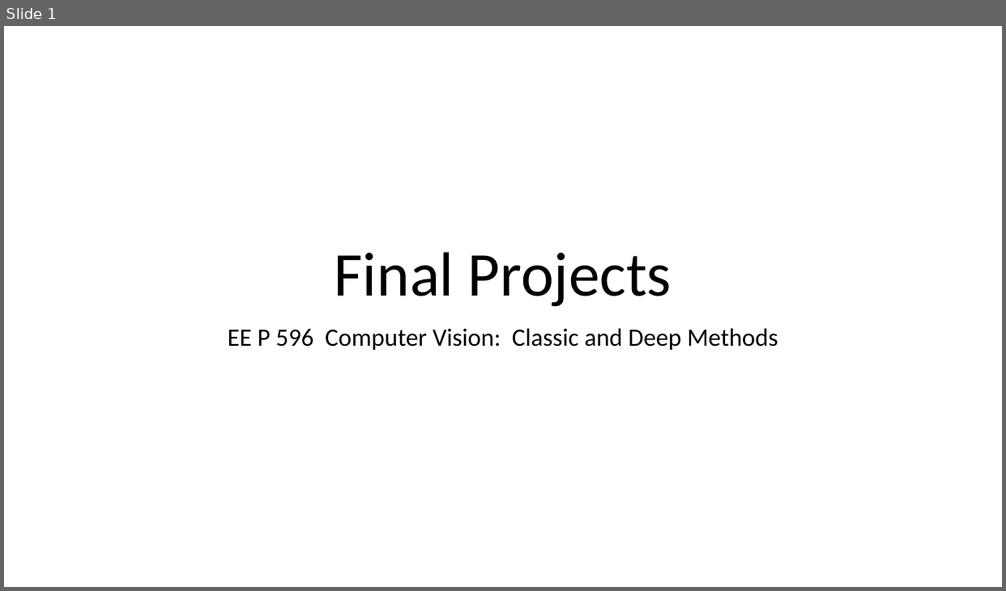
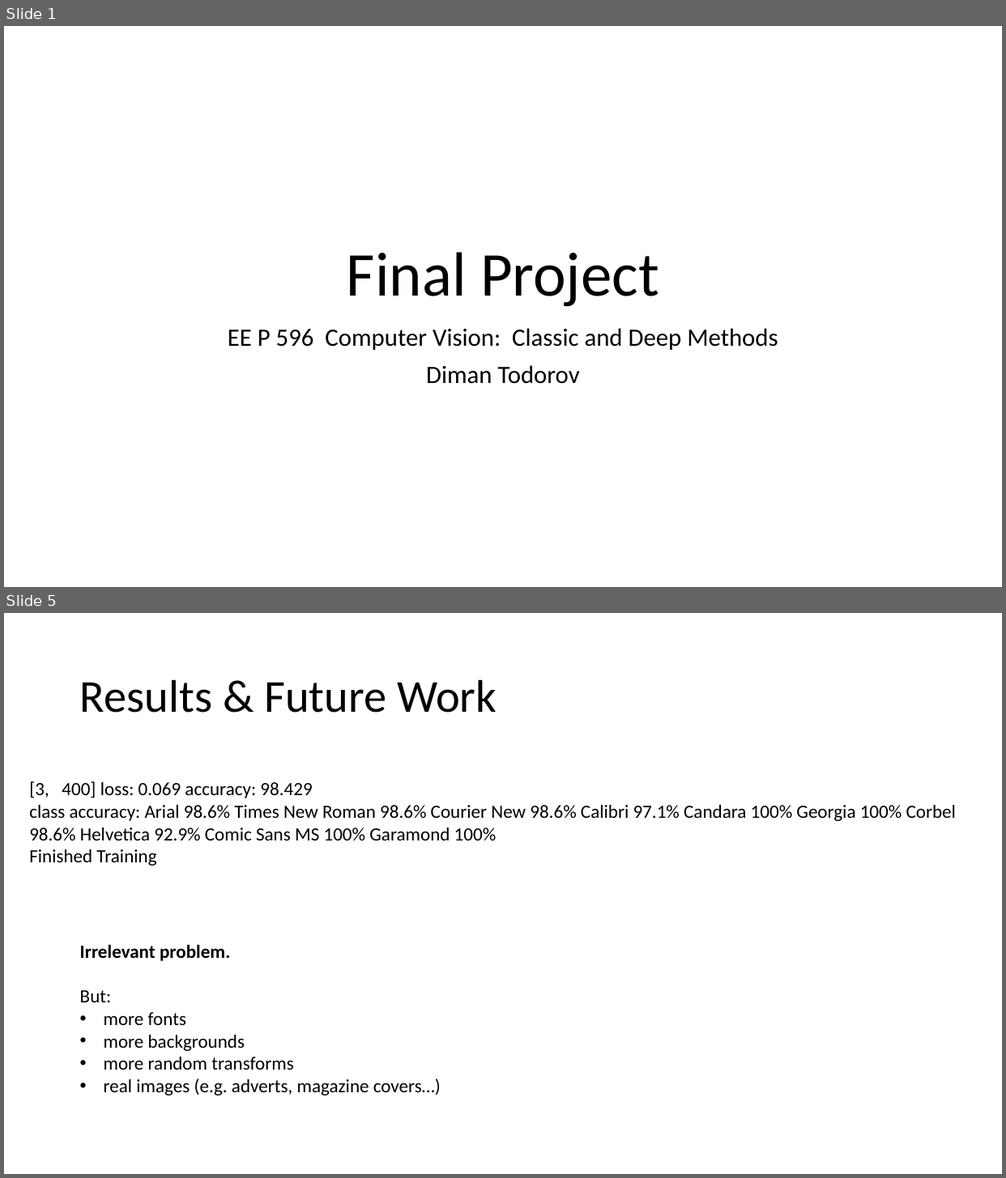
Before and after one commit to dimant/EE596-final-project, a slide deck: final_projects.pptx. Shown one above the other, each under a label of ours: slide 1 before the commit, slides 1 and 5 after it; the slides between them are not shown. The pictures are 1006x591 and 1006x1178 pixels, drawn with LibreOffice and Linux fonts; fonts in the diff are those of the drawing. Boxes give left, top, right and bottom in pixels: in the first picture for what was removed or moved away, otherwise in the second. Text is boxed around its words. In the diff, an @@ line names an element or a change of style, - is before the commit and + after.

```diff
--- a/final_projects.pptx
+++ b/final_projects.pptx
@@ slide 5 added at (x1=4, y1=613, x2=1002, y2=1174), background #FFFFFF @@
@@ title added at (x1=80, y1=679, x2=496, y2=713), 44 pt, text #000000 @@
+Results & Future Work
@@ text added at (x1=29, y1=781, x2=956, y2=866), 18 pt, text #000000 @@
+[3, 400] loss: 0.069 accuracy: 98.429
+class accuracy: Arial 98.6% Times New Roman 98.6% Courier New 98.6% Calibri 97.1% Candara 100% Georgia 100% Corbel 98.6% Helvetica 92.9% Comic Sans MS 100% Garamond 100%
+Finished Training
@@ text added at (x1=80, y1=944, x2=441, y2=1096), 18 pt, text #000000 @@
+Irrelevant problem.
+But:
+• more fonts
+• more backgrounds
+• more random transforms
+• real images (e.g. adverts, magazine covers…)
@@ slide 1 changed as well @@
@@ title at (x1=347, y1=252, x2=659, y2=307): text changed @@
-Final Projects
+Final Project
@@ subtitle at (x1=426, y1=365, x2=580, y2=384): paragraph added @@
+Diman Todorov
```
Also in this commit, not shown: 3 other slides added.
